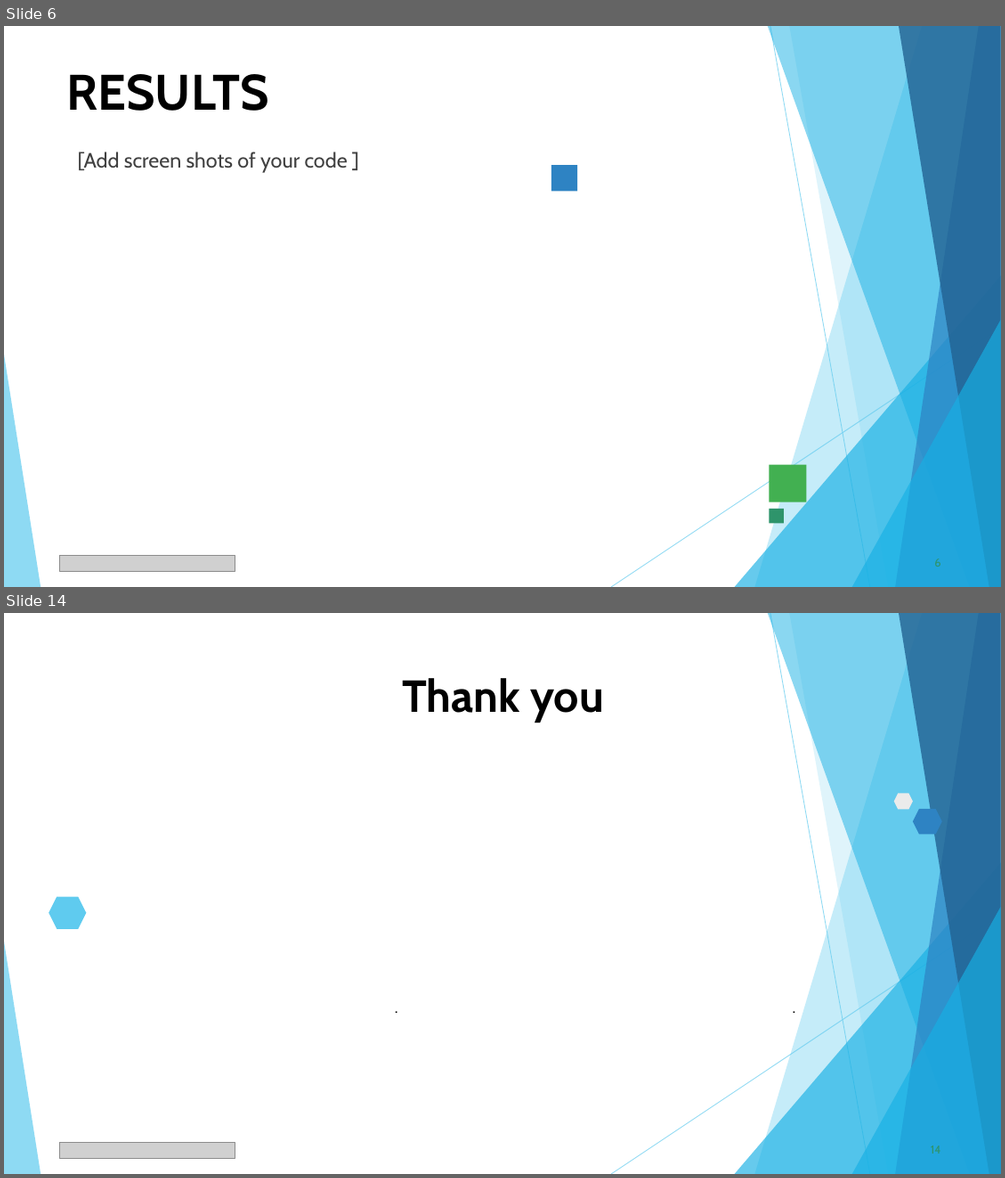
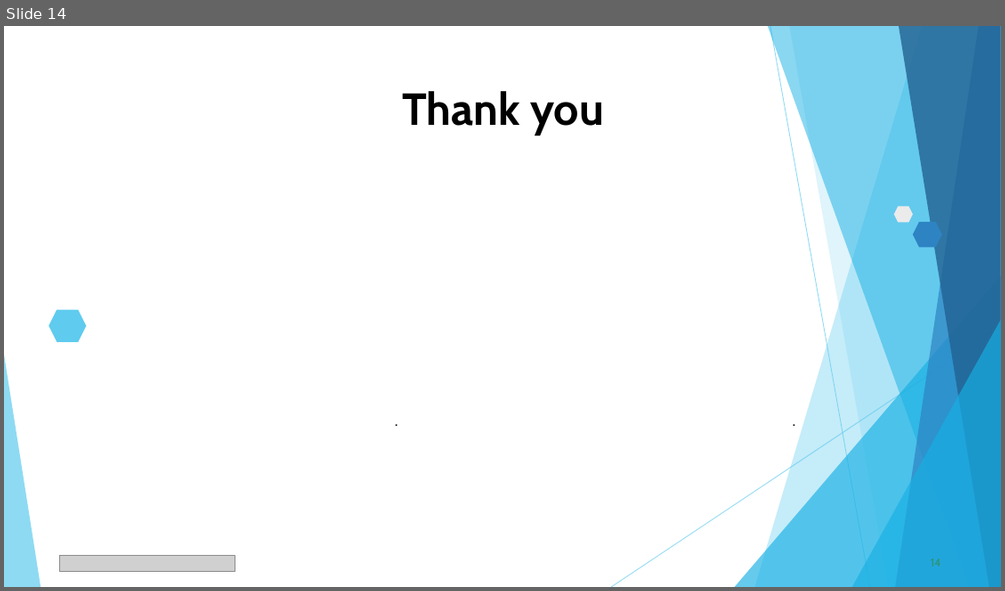
Before and after one commit to Aryan8182/Vois-data-analyticas-project, a slide deck: VOIS_Major_Project_PPT_Submission_Template.pptx. Shown one above the other, each under a label of ours: slides 6 and 14 before the commit, slide 14 after it; the slides between them are not shown. The pictures are 1005x1178 and 1005x591 pixels, drawn with LibreOffice and Linux fonts; fonts in the diff are those of the drawing; grey boxes stand for pictures. Boxes give left, top, right and bottom in pixels: in the first picture for what was removed or moved away, otherwise in the second. Text is boxed around its words. In the diff, an @@ line names an element or a change of style, - is before the commit and + after.

Commit message:
Update VOIS Major Project presentation template with complete project data, results, charts, and certificate

```diff
--- a/VOIS_Major_Project_PPT_Submission_Template.pptx
+++ b/VOIS_Major_Project_PPT_Submission_Template.pptx
@@ slide 6 removed at bbox=[4, 26, 1001, 587], background #FFFFFF; not listed: 11 template elements that a slide beside it also shows @@
@@ title removed at bbox=[67, 74, 270, 111] @@
-RESULTS
@@ text removed at bbox=[78, 151, 348, 173] @@
-[Add screen shots of your code ]
@@ rectangle removed at bbox=[551, 165, 577, 192] @@
@@ rectangle removed at bbox=[769, 465, 807, 502] @@
@@ rectangle removed at bbox=[769, 508, 784, 524] @@
@@ picture removed at bbox=[59, 556, 235, 572] @@
```
Also in this commit, not shown: 9 slides changed, 4 slides added, 3 other slides removed.
